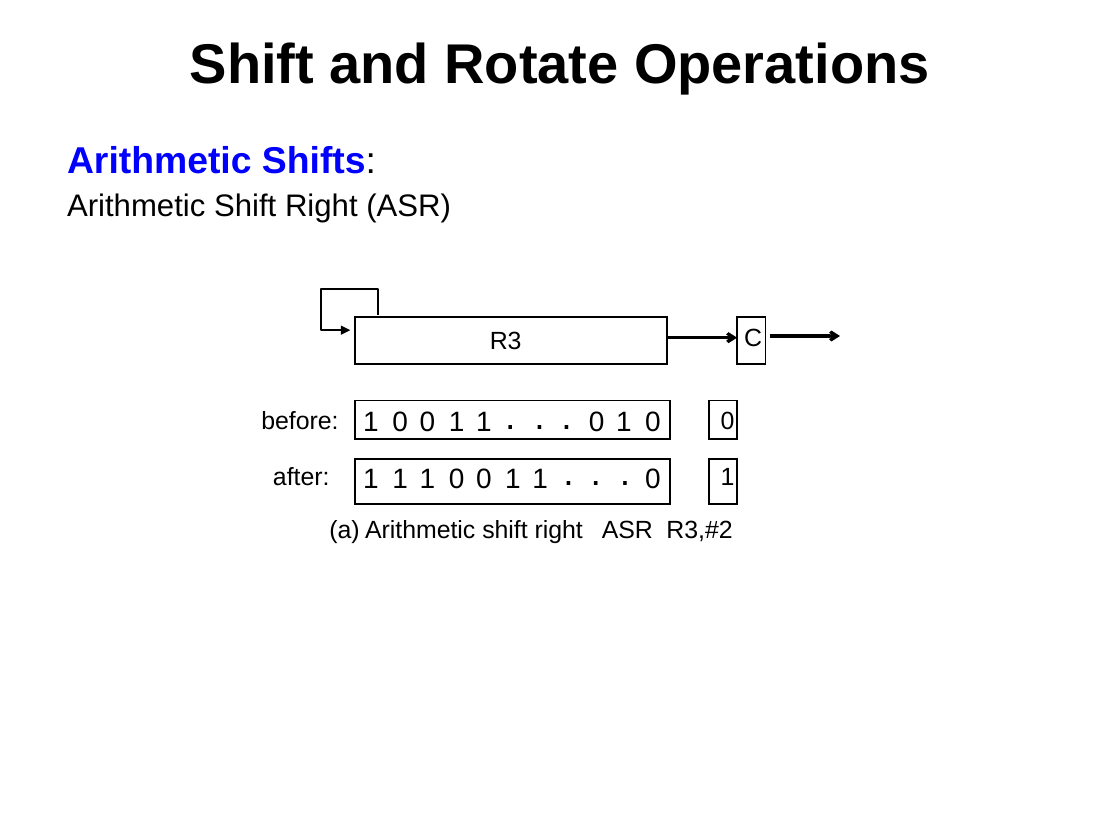
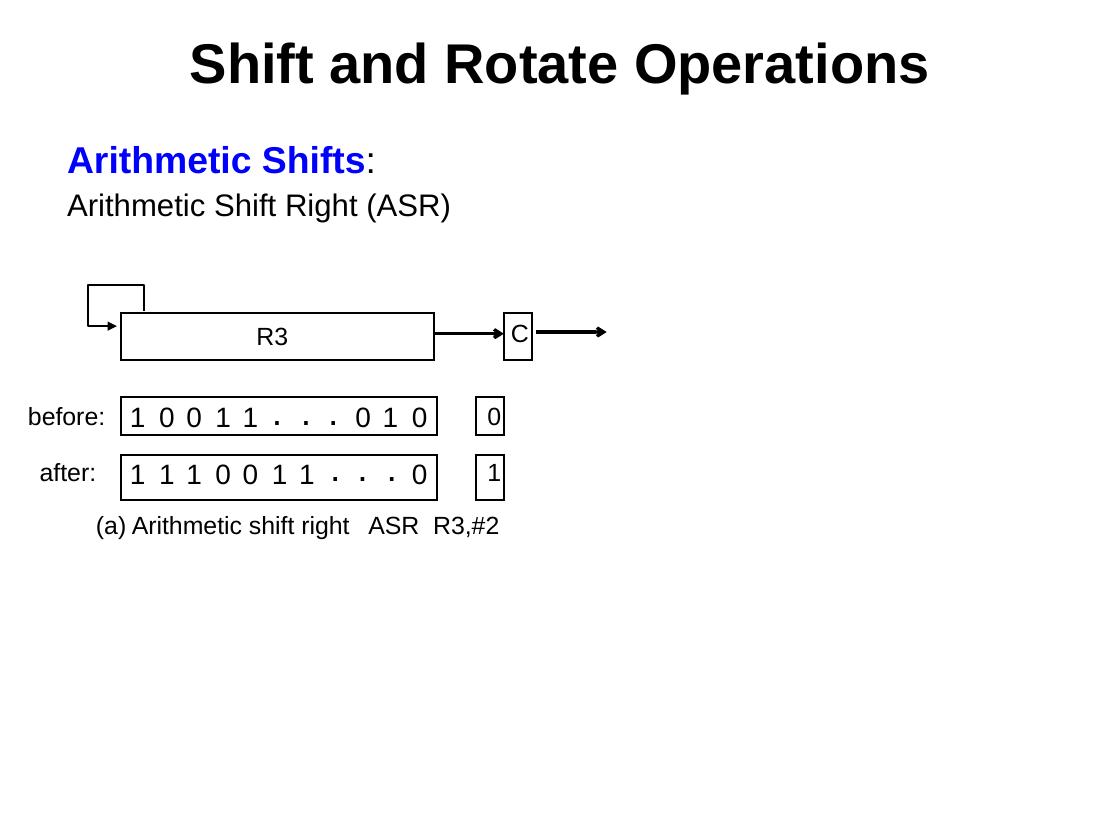
Before and after one commit to bamboat3/coal, a slide deck: slide 37 of Lectures/lecture_04_machine_inst_charac.pptx (slide 32 before the commit). Drawn at 1120x840 pixels with LibreOffice and Linux fonts; fonts in the diff are those of the drawing. Boxes give left, top, right and bottom in pixels: in the first picture for what was removed or moved away, otherwise in the second. Text is boxed around its words. In the diff, an @@ line names an element or a change of style, - is before the commit and + after.

```diff
--- a/Lectures/lecture_04_machine_inst_charac.pptx
+++ b/Lectures/lecture_04_machine_inst_charac.pptx
@@ 30 texts, 6 rectangles, 2 arrows, 1 freeform shape: place and size @@
-30 texts, 6 rectangles, 2 arrows, 1 freeform shape at box(261, 289, 840, 543)
+30 texts, 6 rectangles, 2 arrows, 1 freeform shape at box(28, 286, 607, 539)
```
Also in this commit, not shown: 7 other slides changed, 5 slides added.
